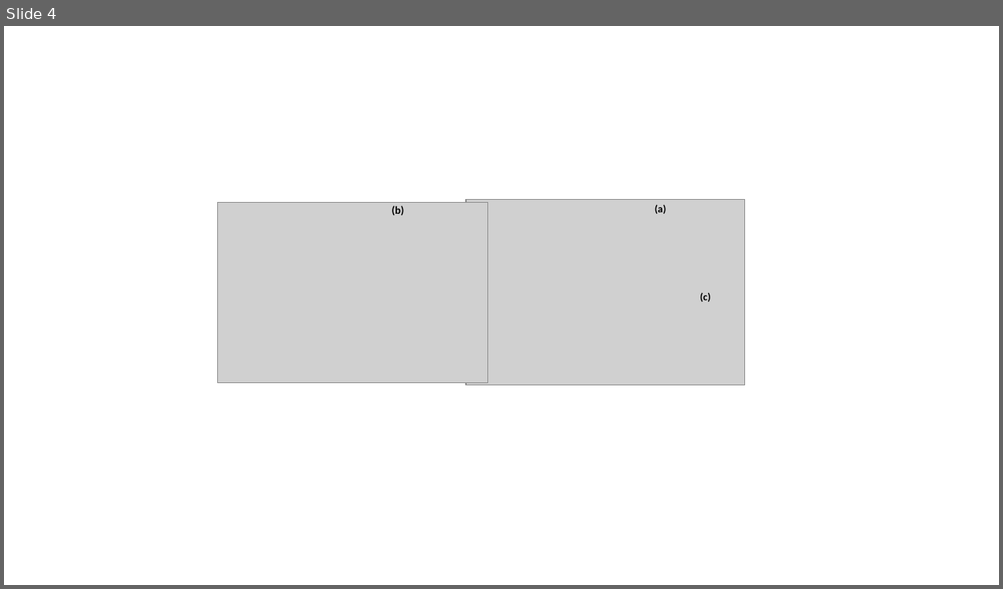
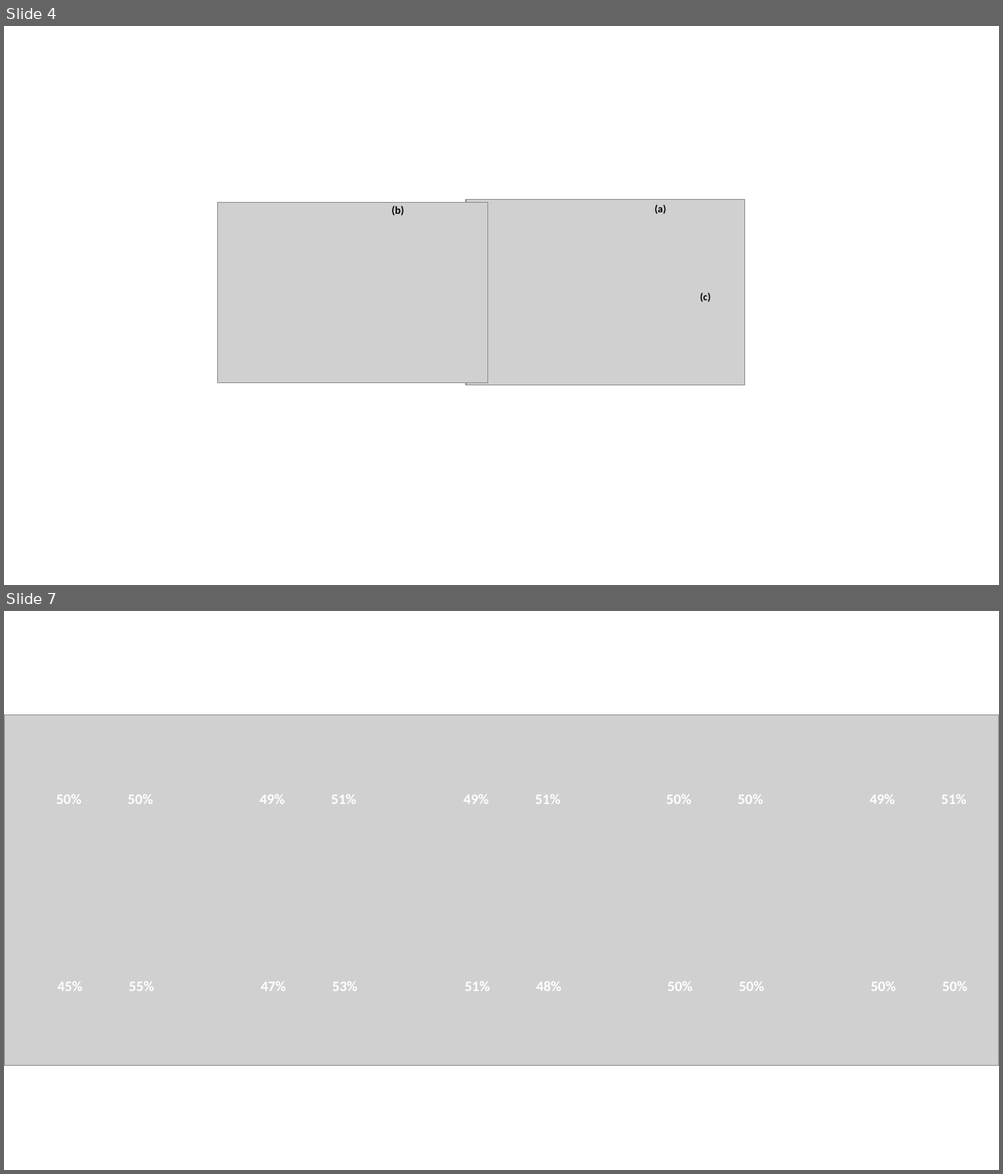
Before and after one commit to matsozza/Python_ML_CombustionEnginesRecog_MBA, a slide deck: Documentation/AudioSegmentation.pptx. Shown one above the other, each under a label of ours: slide 4 before the commit, slides 4 and 7 after it; the slides between them are not shown. The pictures are 1003x589 and 1003x1174 pixels, drawn with LibreOffice and Linux fonts; fonts in the diff are those of the drawing; grey boxes stand for pictures. Boxes give left, top, right and bottom in pixels: in the first picture for what was removed or moved away, otherwise in the second. Text is boxed around its words. In the diff, an @@ line names an element or a change of style, - is before the commit and + after.

```diff
--- a/Documentation/AudioSegmentation.pptx
+++ b/Documentation/AudioSegmentation.pptx
@@ slide 7 added at [4, 611, 999, 1170], background #FFFFFF @@
@@ picture added at [4, 715, 999, 1066] @@
@@ group added at [57, 795, 967, 991]: 20 texts @@
+50%
+50%
+49%
+51%
+49%
+51%
+50%
+50%
+49%
+51%
+45%
+55%
+47%
+53%
+51%
+48%
+50%
+50%
+50%
+50%
```
Also in this commit, not shown: 1 slide changed, 1 other slide added, 10 other files.
